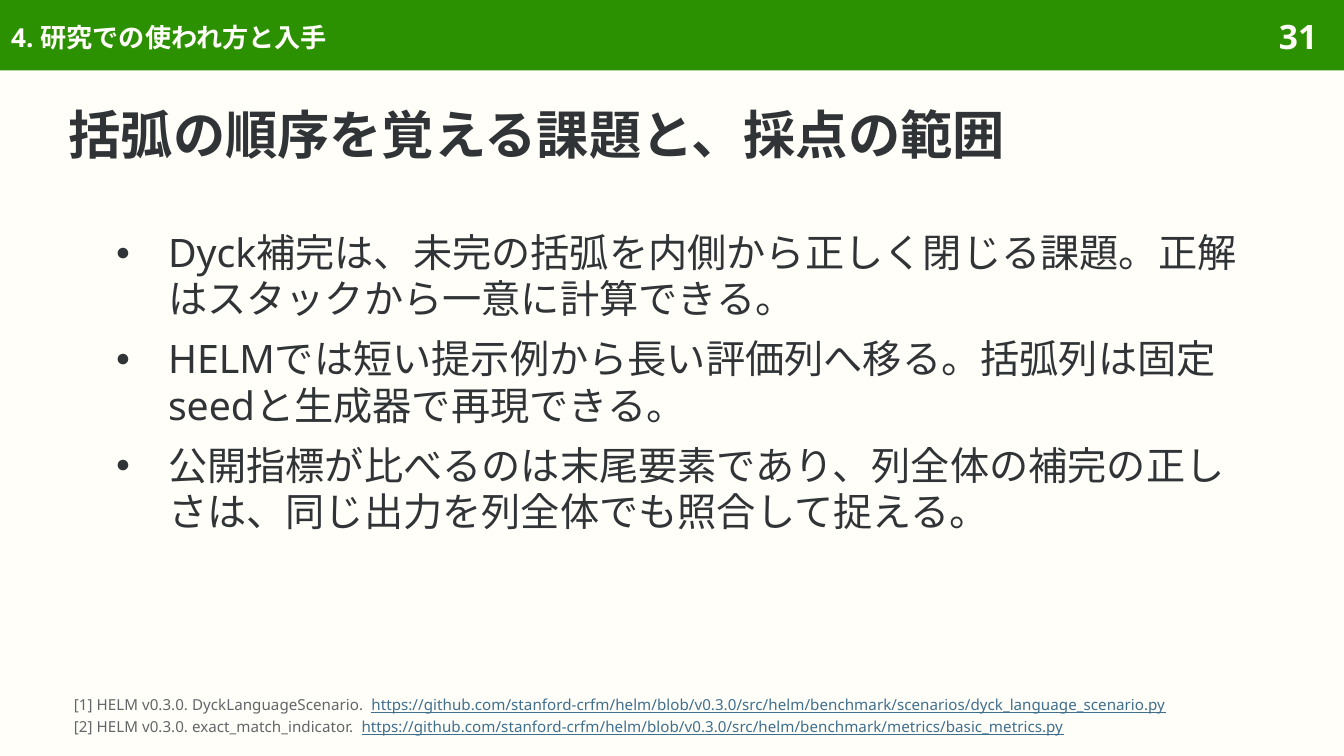
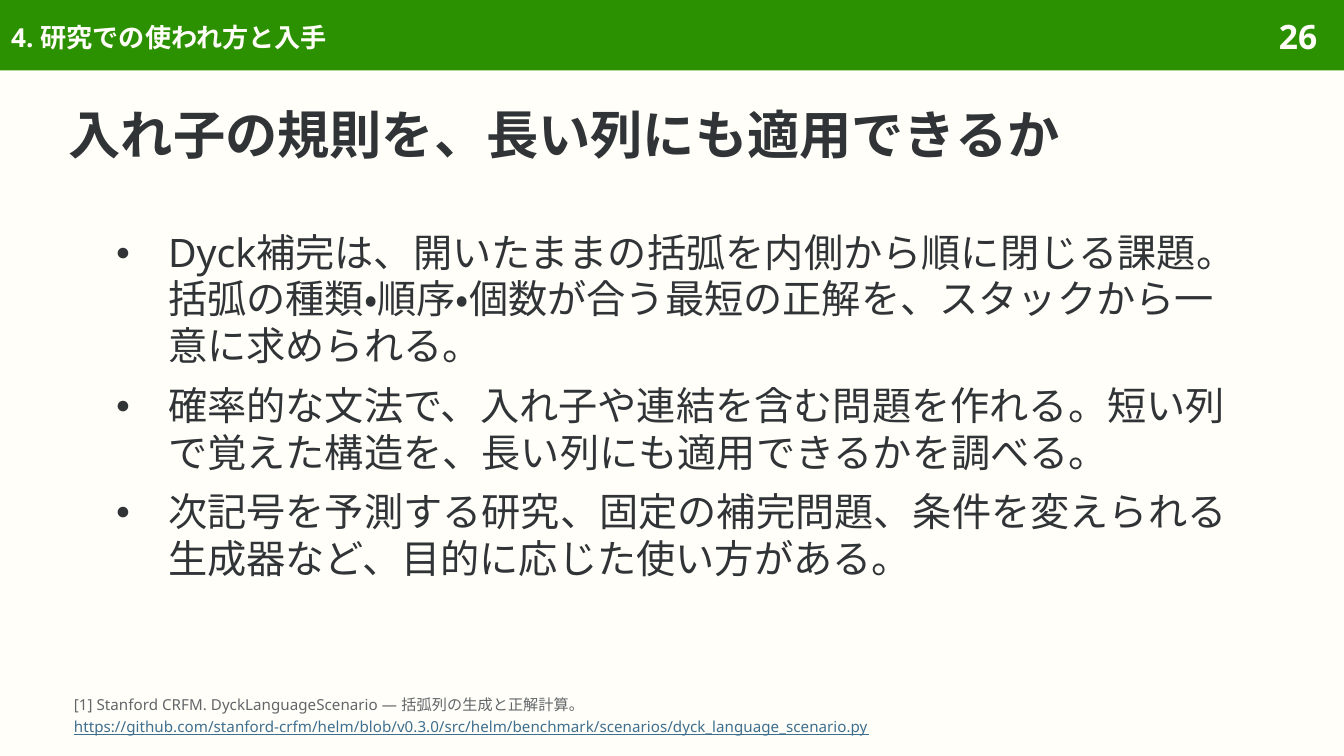
Before and after one commit to sasakiy84/datasets-in-10-minutes, a slide deck: slide 26 of slides/datasets-in-10-minutes-dyck.pptx (slide 31 before the commit). Drawn at 1344x756 pixels with LibreOffice and Linux fonts; fonts in the diff are those of the drawing. Boxes give left, top, right and bottom in pixels: in the first picture for what was removed or moved away, otherwise in the second. Text is boxed around its words. In the diff, an @@ line names an element or a change of style, - is before the commit and + after.

Commit message:
Explain Dyck completion tasks and distinguish original research

```diff
--- a/slides/datasets-in-10-minutes-dyck.pptx
+++ b/slides/datasets-in-10-minutes-dyck.pptx
@@ page number at (x1=1279, y1=24, x2=1317, y2=50): text changed @@
-31
+26
@@ title at (x1=69, y1=109, x2=1060, y2=159): text changed @@
-括弧の順序を覚える課題と、採点の範囲
+入れ子の規則を、長い列にも適用できるか
@@ text at (x1=168, y1=234, x2=1235, y2=577): text changed @@
-● Dyck補完は、未完の括弧を内側から正しく閉じる課題。正解はスタックから一意に計算できる。
-● HELMでは短い提示例から長い評価列へ移る。括弧列は固定seedと生成器で再現できる。
-● 公開指標が比べるのは末尾要素であり、列全体の補完の正しさは、同じ出力を列全体でも照合して捉える。
+● Dyck補完は、開いたままの括弧を内側から順に閉じる課題。括弧の種類・順序・個数が合う最短の正解を、スタックから一意に求められる。
+● 確率的な文法で、入れ子や連結を含む問題を作れる。短い列で覚えた構造を、長い列にも適用できるかを調べる。
+● 次記号を予測する研究、固定の補完問題、条件を変えられる生成器など、目的に応じた使い方がある。
@@ text at (x1=74, y1=697, x2=868, y2=736): text changed @@
-[1] HELM v0.3.0. DyckLanguageScenario. https://github.com/stanford-crfm/helm/blob/v0.3.0/src/helm/benchmark/scenarios/dyck_language_scenario.py
-[2] HELM v0.3.0. exact_match_indicator. https://github.com/stanford-crfm/helm/blob/v0.3.0/src/helm/benchmark/metrics/basic_metrics.py
+[1] Stanford CRFM. DyckLanguageScenario — 括弧列の生成と正解計算。
+https://github.com/stanford-crfm/helm/blob/v0.3.0/src/helm/benchmark/scenarios/dyck_language_scenario.py
```
Also in this commit, not shown: 35 other slides changed, 8 slides removed, 43 other files.
